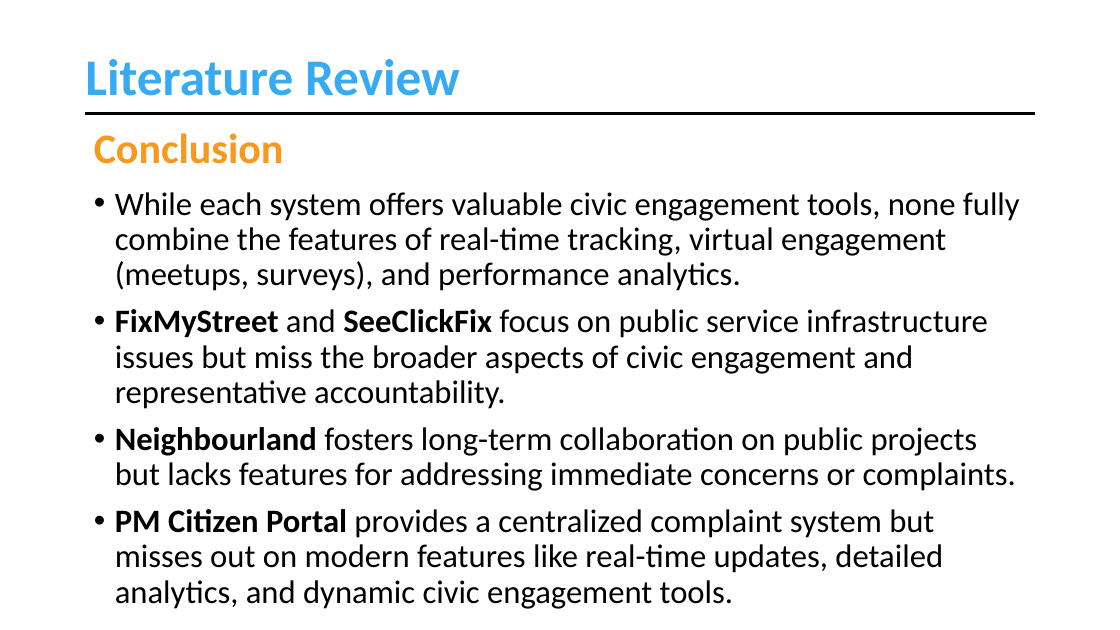
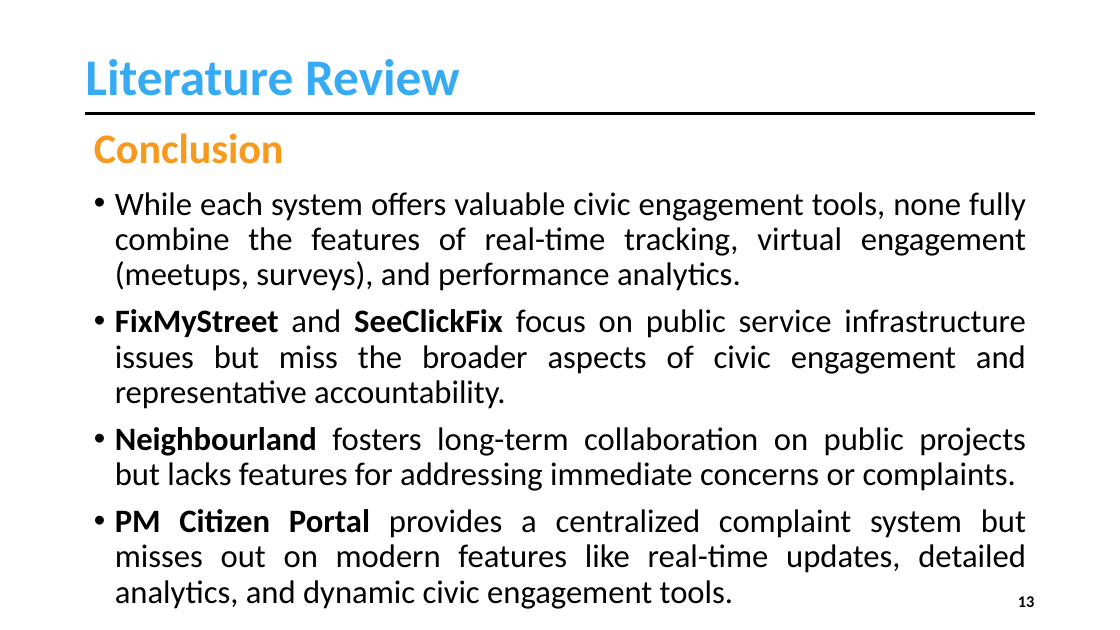
Before and after one commit to muhammadahsanmirza/fyp-constituency-connect, a slide deck: slide 13 of 4 - Idea Evaluation/Idea Evaluation Slides - Working Draft.pptx (slide 15 before the commit). Drawn at 1120x630 pixels with LibreOffice and Linux fonts; fonts in the diff are those of the drawing. Boxes give left, top, right and bottom in pixels: in the first picture for what was removed or moved away, otherwise in the second. Text is boxed around its words. In the diff, an @@ line names an element or a change of style, - is before the commit and + after.

```diff
--- a/4 - Idea Evaluation/Idea Evaluation Slides - Working Draft.pptx
+++ b/4 - Idea Evaluation/Idea Evaluation Slides - Working Draft.pptx
@@ text "While each system offers valuable ..." at [115, 192, 1026, 609]: alignment left to justified @@
@@ page number added at [1018, 596, 1035, 607], 14 pt, text #000000, bold @@
+13
```
Also in this commit, not shown: 22 other slides changed, 4 slides added, 9 slides removed, 13 other files.
